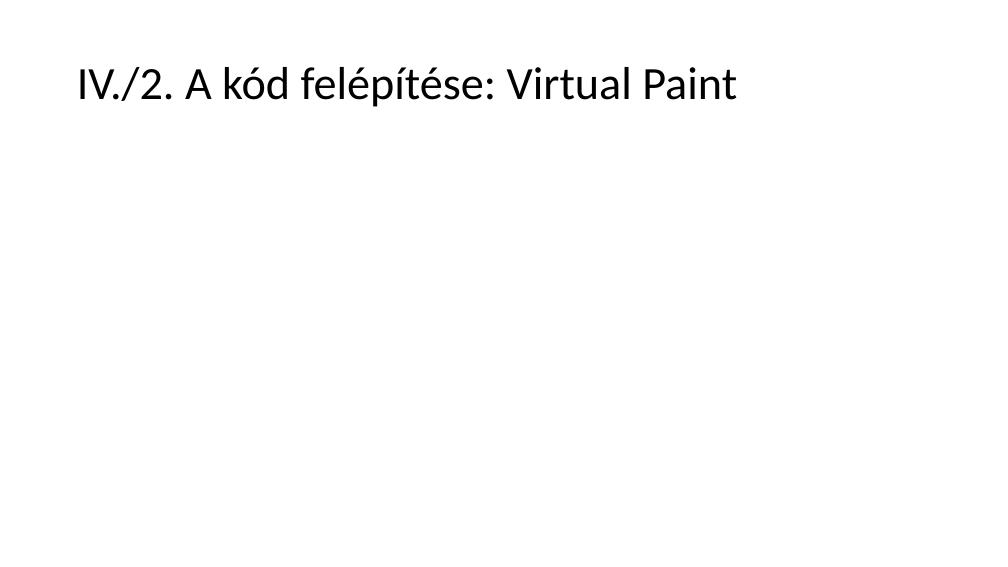
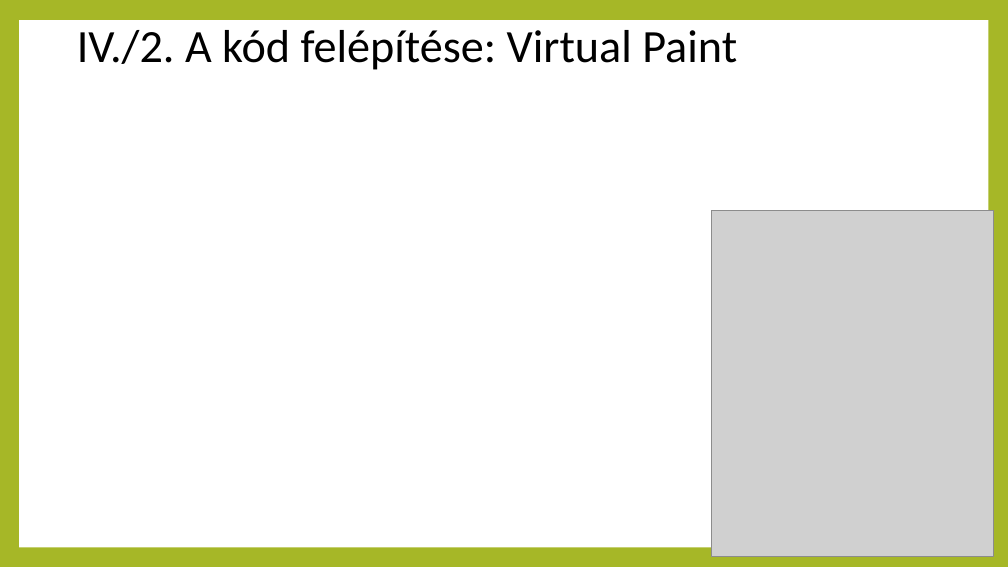
Before and after one commit to PatrikBauer/projektfeladatCV, a slide deck: slide 11 of projekthu.pptx. Drawn at 1008x567 pixels with LibreOffice and Linux fonts; fonts in the diff are those of the drawing; grey boxes stand for pictures. Boxes give left, top, right and bottom in pixels: in the first picture for what was removed or moved away, otherwise in the second. Text is boxed around its words. In the diff, an @@ line names an element or a change of style, - is before the commit and + after.

```diff
--- a/projekthu.pptx
+++ b/projekthu.pptx
@@ background #FFFFFF to #A6B727 @@
@@ rectangle added at [19, 20, 988, 547], fill #FFFFFF @@
@@ title "IV./2. A kód felépítése: Virtual ...": place and size @@
-title "IV./2. A kód felépítése: Virtual ..." at [77, 67, 737, 107]
+title "IV./2. A kód felépítése: Virtual ..." at [77, 30, 737, 70]
@@ picture added at [712, 210, 994, 557] @@
```
Also in this commit, not shown: 16 other slides changed, 9 slides added, 4 other files.
